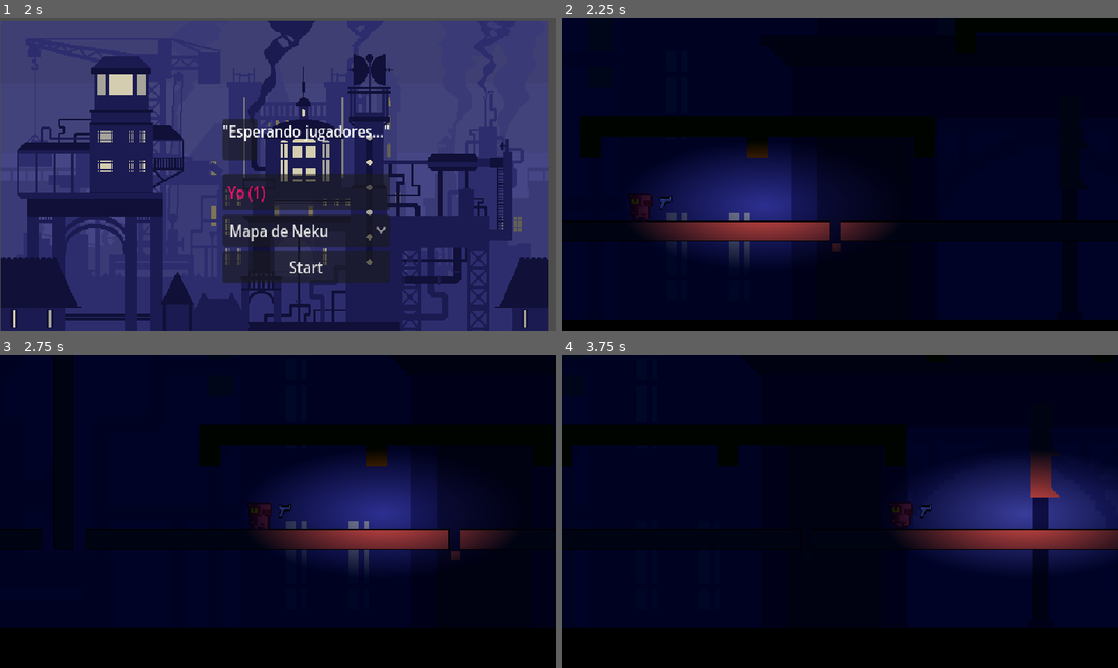
Above: before the commit, frames 1-4 (two rows, left to right).
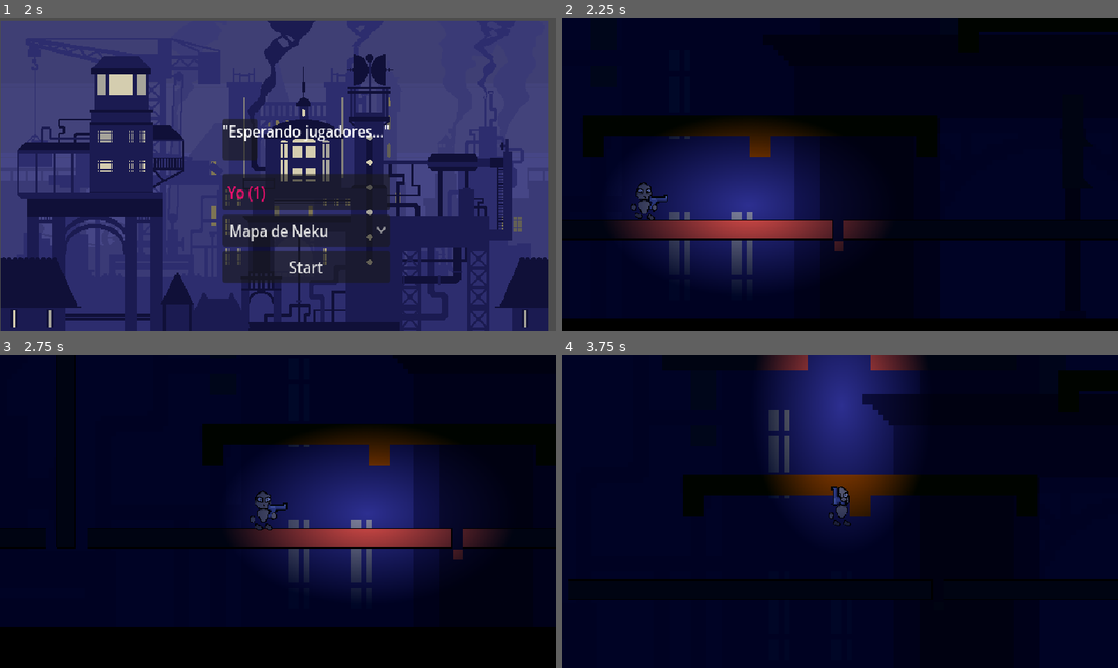
Above: after the commit, the same moments.

Repository: xNeku/godot-multiplayer-high-level
Game: Godot game, scene res://high_level_example/scenes/Menu.tscn
Same seed, same stepped clock (60 frames per second), same inputs: the game is played once before the commit and once after it.
Inputs (mouse positions are in pixels of both pictures, inside the frame that each line leads up to):
- Up to frame 1 (2 s): click (283, 146) at 0.52 s; type "12" at 0.6 s; click "Crear Partida" at 1.25 s
- Up to frame 2 (2.25 s): click "Start" at 2 s
- Up to frame 3 (2.75 s): no input
- Up to frame 4 (3.75 s): move the mouse to (962, 495) at 2.77 s; hold Shift (ui_run) 2.78-3.53 s; hold Right (ui_right) from 2.78 s (still down); tap Up (ui_up) at 3.02 s; move the mouse to (728, 527) at 3.52 s; tap F (ability) at 3.6 s

Frame 1 is identical in both runs. In frame 2, 7.4% of the frame differs, in the area x 0-100%, y 0-97%; in frame 3, 7.4%; in frame 4, 42%, in the area x 0-100%, y 0-100%.

Commit message:
Personaje en piezas (arte de DopamineLord) animado por código
- player_visual.gd en el nodo Cuerpo: pies, mano libre, torso y cabeza con andar, aire y respiración
- Escena del jugador rehecha sin escala no uniforme en la raíz; la mano del arma va en HandPivot
- Fuera AnimatedSprite2D y la mira (ya no hay ratón)
- Piezas copiadas a assets/players/dopamine (las originales son tuyas, de DopamineLord)

Co-Authored-By: Claude Sonnet 5.5 <noreply@anthropic.com>
Claude-Session: https://claude.ai/code/session_01V8Hjh6ByoFuysguaq7Lais

Diff:
--- a/high_level_example/scenes/high_level_network_player.tscn
+++ b/high_level_example/scenes/high_level_network_player.tscn
@@ -1,244 +1,113 @@
-[gd_scene load_steps=28 format=3 uid="uid://dqp3koxevnhjm"]
+[gd_scene load_steps=12 format=3 uid="uid://dqp3koxevnhjm"]
 
-[ext_resource type="Script" uid="uid://c8phw0k238svi" path="res://high_level_example/scripts/high_level_network_player.gd" id="1_rqqdk"]
-[ext_resource type="Texture2D" uid="uid://cctok8qeg753f" path="res://high_level_example/assets/players/4.png" id="2_rqqdk"]
-[ext_resource type="Texture2D" uid="uid://dxsyu5kk6asb1" path="res://high_level_example/assets/lights/2d_lights_and_shadows_neutral_point_light.webp" id="3_kjl8a"]
-[ext_resource type="Texture2D" uid="uid://bx5m8rcopb2iq" path="res://high_level_example/assets/weapons/ELR_Corsshairs.png" id="5_su01t"]
-[ext_resource type="Resource" uid="uid://w5fenq3fvdoa" path="res://high_level_example/Weapons/Pistola.tres" id="6_pistola"]
+[ext_resource type="Script" uid="uid://c8phw0k238svi" path="res://high_level_example/scripts/high_level_network_player.gd" id="1_player"]
+[ext_resource type="Script" path="res://high_level_example/scripts/player_visual.gd" id="2_visual"]
+[ext_resource type="Texture2D" path="res://high_level_example/assets/players/dopamine/Player_Chest.png" id="3_chest"]
+[ext_resource type="Texture2D" path="res://high_level_example/assets/players/dopamine/Player_Face.png" id="4_face"]
+[ext_resource type="Texture2D" path="res://high_level_example/assets/players/dopamine/Player_Feet.png" id="5_feet"]
+[ext_resource type="Texture2D" path="res://high_level_example/assets/players/dopamine/Player_Hands.png" id="6_hands"]
+[ext_resource type="Texture2D" uid="uid://dxsyu5kk6asb1" path="res://high_level_example/assets/lights/2d_lights_and_shadows_neutral_point_light.webp" id="7_light"]
+[ext_resource type="Resource" uid="uid://w5fenq3fvdoa" path="res://high_level_example/Weapons/Pistola.tres" id="9_pistola"]
 
-[sub_resource type="SceneReplicationConfig" id="SceneReplicationConfig_74wbi"]
+[sub_resource type="SceneReplicationConfig" id="SceneReplicationConfig_player"]
 properties/0/path = NodePath(".:position")
 properties/0/spawn = true
 properties/0/replication_mode = 1
-properties/1/path = NodePath("AnimatedSprite2D:animation")
+properties/1/path = NodePath("Cuerpo:scale")
 properties/1/spawn = true
 properties/1/replication_mode = 2
-properties/2/path = NodePath("AnimatedSprite2D:flip_h")
+properties/2/path = NodePath("HandPivot:rotation")
 properties/2/spawn = true
-properties/2/replication_mode = 2
-properties/3/path = NodePath("HandPivot:rotation")
+properties/2/replication_mode = 1
+properties/3/path = NodePath("HandPivot:scale")
 properties/3/spawn = true
-properties/3/replication_mode = 1
-properties/4/path = NodePath("HandPivot:scale")
-properties/4/spawn = true
-properties/4/replication_mode = 2
+properties/3/replication_mode = 2
 
-[sub_resource type="AtlasTexture" id="AtlasTexture_kjl8a"]
-atlas = ExtResource("2_rqqdk")
-region = Rect2(0, 0, 24, 24)
-
-[sub_resource type="AtlasTexture" id="AtlasTexture_4n20y"]
-atlas = ExtResource("2_rqqdk")
-region = Rect2(24, 0, 24, 24)
-
-[sub_resource type="AtlasTexture" id="AtlasTexture_su01t"]
-atlas = ExtResource("2_rqqdk")
-region = Rect2(48, 0, 24, 24)
-
-[sub_resource type="AtlasTexture" id="AtlasTexture_cy4bs"]
-atlas = ExtResource("2_rqqdk")
-region = Rect2(72, 0, 24, 24)
-
-[sub_resource type="AtlasTexture" id="AtlasTexture_rqqdk"]
-atlas = ExtResource("2_rqqdk")
-region = Rect2(0, 72, 24, 24)
-
-[sub_resource type="AtlasTexture" id="AtlasTexture_ewlk4"]
-atlas = ExtResource("2_rqqdk")
-region = Rect2(24, 72, 24, 24)
-
-[sub_resource type="AtlasTexture" id="AtlasTexture_ium2c"]
-atlas = ExtResource("2_rqqdk")
-region = Rect2(48, 72, 24, 24)
-
-[sub_resource type="AtlasTexture" id="AtlasTexture_ga10v"]
-atlas = ExtResource("2_rqqdk")
-region = Rect2(0, 120, 24, 24)
-
-[sub_resource type="AtlasTexture" id="AtlasTexture_h6ehe"]
-atlas = ExtResource("2_rqqdk")
-region = Rect2(24, 120, 24, 24)
-
-[sub_resource type="AtlasTexture" id="AtlasTexture_wln5f"]
-atlas = ExtResource("2_rqqdk")
-region = Rect2(48, 120, 24, 24)
-
-[sub_resource type="AtlasTexture" id="AtlasTexture_e553v"]
-atlas = ExtResource("2_rqqdk")
-region = Rect2(72, 120, 24, 24)
-
-[sub_resource type="AtlasTexture" id="AtlasTexture_uf7dl"]
-atlas = ExtResource("2_rqqdk")
-region = Rect2(96, 120, 24, 24)
-
-[sub_resource type="AtlasTexture" id="AtlasTexture_3odwy"]
-atlas = ExtResource("2_rqqdk")
-region = Rect2(120, 120, 24, 24)
-
-[sub_resource type="AtlasTexture" id="AtlasTexture_qtlts"]
-atlas = ExtResource("2_rqqdk")
-region = Rect2(0, 24, 24, 24)
-
-[sub_resource type="AtlasTexture" id="AtlasTexture_wcx6i"]
-atlas = ExtResource("2_rqqdk")
-region = Rect2(24, 24, 24, 24)
-
-[sub_resource type="AtlasTexture" id="AtlasTexture_o8hx4"]
-atlas = ExtResource("2_rqqdk")
-region = Rect2(48, 24, 24, 24)
-
-[sub_resource type="AtlasTexture" id="AtlasTexture_cxj3e"]
-atlas = ExtResource("2_rqqdk")
-region = Rect2(72, 24, 24, 24)
-
-[sub_resource type="AtlasTexture" id="AtlasTexture_46l4d"]
-atlas = ExtResource("2_rqqdk")
-region = Rect2(96, 24, 24, 24)
-
-[sub_resource type="AtlasTexture" id="AtlasTexture_a8vd0"]
-atlas = ExtResource("2_rqqdk")
-region = Rect2(120, 24, 24, 24)
-
-[sub_resource type="SpriteFrames" id="SpriteFrames_ewlk4"]
-animations = [{
-"frames": [{
-"duration": 1.0,
-"texture": SubResource("AtlasTexture_kjl8a")
-}, {
-"duration": 1.0,
-"texture": SubResource("AtlasTexture_4n20y")
-}, {
-"duration": 1.0,
-"texture": SubResource("AtlasTexture_su01t")
-}, {
-"duration": 1.0,
-"texture": SubResource("AtlasTexture_cy4bs")
-}],
-"loop": true,
-"name": &"idle",
-"speed": 5.0
-}, {
-"frames": [{
-"duration": 1.0,
-"texture": SubResource("AtlasTexture_rqqdk")
-}, {
-"duration": 1.0,
-"texture": SubResource("AtlasTexture_ewlk4")
-}, {
-"duration": 1.0,
-"texture": SubResource("AtlasTexture_ium2c")
-}],
-"loop": true,
-"name": &"jump",
-"speed": 5.0
-}, {
-"frames": [{
-"duration": 1.0,
-"texture": SubResource("AtlasTexture_ga10v")
-}, {
-"duration": 1.0,
-"texture": SubResource("AtlasTexture_h6ehe")
-}, {
-"duration": 1.0,
-"texture": SubResource("AtlasTexture_wln5f")
-}, {
-"duration": 1.0,
-"texture": SubResource("AtlasTexture_e553v")
-}, {
-"duration": 1.0,
-"texture": SubResource("AtlasTexture_uf7dl")
-}, {
-"duration": 1.0,
-"texture": SubResource("AtlasTexture_3odwy")
-}],
-"loop": true,
-"name": &"run",
-"speed": 5.0
-}, {
-"frames": [{
-"duration": 1.0,
-"texture": SubResource("AtlasTexture_qtlts")
-}, {
-"duration": 1.0,
-"texture": SubResource("AtlasTexture_wcx6i")
-}, {
-"duration": 1.0,
-"texture": SubResource("AtlasTexture_o8hx4")
-}, {
-"duration": 1.0,
-"texture": SubResource("AtlasTexture_cxj3e")
-}, {
-"duration": 1.0,
-"texture": SubResource("AtlasTexture_46l4d")
-}, {
-"duration": 1.0,
-"texture": SubResource("AtlasTexture_a8vd0")
-}],
-"loop": true,
-"name": &"walk",
-"speed": 5.0
-}]
-
-[sub_resource type="CapsuleShape2D" id="CapsuleShape2D_rqqdk"]
-radius = 16.0
-height = 66.0
+[sub_resource type="CapsuleShape2D" id="CapsuleShape2D_player"]
+radius = 7.0
+height = 22.0
 
 [node name="HighLevelNetworkPlayer" type="CharacterBody2D"]
-scale = Vector2(0.45090756, 0.32577884)
 collision_layer = 2
-script = ExtResource("1_rqqdk")
-default_weapon = ExtResource("6_pistola")
+script = ExtResource("1_player")
+default_weapon = ExtResource("9_pistola")
 
 [node name="MultiplayerSynchronizer" type="MultiplayerSynchronizer" parent="."]
-replication_config = SubResource("SceneReplicationConfig_74wbi")
-
-[node name="AnimatedSprite2D" type="AnimatedSprite2D" parent="."]
-texture_filter = 1
-position = Vector2(-1, 0)
-scale = Vector2(4, 4)
-sprite_frames = SubResource("SpriteFrames_ewlk4")
-animation = &"idle"
-autoplay = "idle"
+replication_config = SubResource("SceneReplicationConfig_player")
 
 [node name="CollisionShape2D" type="CollisionShape2D" parent="."]
-shape = SubResource("CapsuleShape2D_rqqdk")
+shape = SubResource("CapsuleShape2D_player")
+
+[node name="Cuerpo" type="Node2D" parent="."]
+position = Vector2(0, -3)
+scale = Vector2(0.6, 0.6)
+script = ExtResource("2_visual")
+
+[node name="Pies" type="Node2D" parent="Cuerpo"]
+
+[node name="PieIzq" type="Sprite2D" parent="Cuerpo/Pies"]
+texture_filter = 1
+position = Vector2(-16, 0)
+texture = ExtResource("5_feet")
+region_enabled = true
+region_rect = Rect2(0, 0, 32, 64)
+
+[node name="PieDer" type="Sprite2D" parent="Cuerpo/Pies"]
+texture_filter = 1
+position = Vector2(16, 0)
+texture = ExtResource("5_feet")
+region_enabled = true
+region_rect = Rect2(32, 0, 32, 64)
+
+[node name="Torso" type="Sprite2D" parent="Cuerpo"]
+texture_filter = 1
+position = Vector2(0, 0)
+texture = ExtResource("3_chest")
+
+[node name="ManoLibre" type="Sprite2D" parent="Cuerpo"]
+texture_filter = 1
+position = Vector2(-16, 0)
+texture = ExtResource("6_hands")
+region_enabled = true
+region_rect = Rect2(0, 0, 32, 64)
+
+[node name="Cabeza" type="Sprite2D" parent="Cuerpo"]
+texture_filter = 1
+position = Vector2(0, 0)
+texture = ExtResource("4_face")
 
 [node name="HandPivot" type="Node2D" parent="."]
-position = Vector2(17.741993, 3.0695672)
 
 [node name="PointLight2D" type="PointLight2D" parent="HandPivot"]
-position = Vector2(190.72644, -6.139133)
-rotation = 1.5747576
-scale = Vector2(1.2005091, 1.9393415)
+position = Vector2(80, 0)
+rotation = 1.5708
+scale = Vector2(0.55, 0.9)
 shadow_enabled = true
-texture = ExtResource("3_kjl8a")
+texture = ExtResource("7_light")
 
 [node name="Sprite2D" type="Sprite2D" parent="HandPivot"]
 z_index = 3
 texture_filter = 1
-position = Vector2(22.177498, -9.208701)
-rotation = 0.009048143
-scale = Vector2(1.6441146, 3.3841329)
-region_rect = Rect2(0, 20.754288, 33.05386, 13.884739)
+position = Vector2(10, -1)
+scale = Vector2(1.2, 1.2)
+
+[node name="ManoArma" type="Sprite2D" parent="HandPivot"]
+z_index = 4
+texture_filter = 1
+scale = Vector2(0.6, 0.6)
+position = Vector2(9.7, -4.9)
+texture = ExtResource("6_hands")
+region_enabled = true
+region_rect = Rect2(32, 0, 32, 64)
 
 [node name="Muzzle" type="Marker2D" parent="HandPivot"]
-position = Vector2(35.483994, -3.0695672)
-scale = Vector2(199.55267, -0.8230576)
+position = Vector2(26, -1)
 
 [node name="LaserSight" type="Line2D" parent="HandPivot"]
 z_index = 10
-width = 3.0
-default_color = Color(1, 0.00999999, 0.00999999, 1)
-
-[node name="Crosshair" type="Sprite2D" parent="."]
-z_index = 100
-texture_filter = 1
-scale = Vector2(3.3577602, 4.594953)
-texture = ExtResource("5_su01t")
-region_enabled = true
-region_rect = Rect2(83.1521, 3.593027, 10.293854, 9.096899)
+width = 2.0
+default_color = Color(1, 0.01, 0.01, 1)
 
 [node name="Camera2D" type="Camera2D" parent="."]
-position = Vector2(4.435499, -3.0695672)
 zoom = Vector2(1.5, 1.5)
 position_smoothing_enabled = true
--- a/high_level_example/scripts/high_level_network_player.gd
+++ b/high_level_example/scripts/high_level_network_player.gd
@@ -51,10 +51,9 @@
 var _next_ability_msec: int = 0
 var _next_throw_msec: int = 0
 
-@onready var animated_sprite: AnimatedSprite2D = $AnimatedSprite2D
+@onready var visual: Node2D = $Cuerpo
 @onready var hand_pivot: Node2D = $HandPivot
 @onready var muzzle: Marker2D = $HandPivot/Muzzle
-@onready var crosshair: Sprite2D = $Crosshair
 @onready var flashlight: PointLight2D = $HandPivot/PointLight2D
 @onready var camera: Camera2D = $Camera2D
 @onready var weapon_sprite: Sprite2D = $HandPivot/Sprite2D
@@ -67,7 +66,6 @@
 
 func _ready() -> void:
 	var is_mine: bool = is_multiplayer_authority()
-	crosshair.visible = false # sin ratón no hay mira
 	camera.enabled = is_mine
 	if flashlight:
 		flashlight.enabled = is_mine
@@ -105,7 +103,6 @@
 		update_laser_trajectory()
 
 	update_aiming(delta)
-	update_animation()
 
 	if Input.is_action_pressed("shoot"):
 		shoot()
@@ -131,20 +128,8 @@
 	aim_angle = Vector2(facing * cos(_aim_up), -sin(_aim_up)).angle()
 
 	hand_pivot.global_rotation = aim_angle
-	animated_sprite.flip_h = facing < 0
+	visual.set_facing(facing)
 	hand_pivot.scale.y = -1 if facing < 0 else 1
-
-
-func update_animation() -> void:
-	var anim: StringName = &"idle"
-	if not is_on_floor():
-		anim = &"jump"
-	elif absf(velocity.x) > 10.0:
-		anim = &"run" if Input.is_action_pressed("ui_run") else &"walk"
-
-	# Solo cambiamos si es distinta, para no re-lanzar play() cada frame
-	if animated_sprite.animation != anim:
-		animated_sprite.play(anim)
 
 
 func equip_weapon(new_weapon: WeaponData) -> void:
--- /dev/null
+++ b/high_level_example/scripts/player_visual.gd
@@ -0,0 +1,94 @@
+extends Node2D
+# Parte visual del jugador (cuerpo en piezas). Se anima solo por código a partir
+# de cómo se mueve el nodo padre, así funciona igual para el jugador local y para
+# los remotos (que solo reciben la posición). No toca la lógica de juego.
+
+@export_group("Tamaño")
+@export var base_scale: float = 0.6
+
+@export_group("Andar")
+# Píxeles recorridos por paso (menos = pasos más rápidos)
+@export var step_length: float = 26.0
+@export var foot_swing: float = 6.0
+@export var foot_lift: float = 4.0
+@export var hand_swing: float = 5.0
+@export var walk_bob: float = 1.5
+
+@export_group("Aire")
+@export var air_foot_lift: float = 4.0
+@export var air_hand_lift: float = 5.0
+@export var air_stretch: float = 0.12
+
+@export_group("Reposo")
+@export var breath_speed: float = 2.2
+@export var breath_amount: float = 0.025
+
+@onready var foot_l: Sprite2D = $Pies/PieIzq
+@onready var foot_r: Sprite2D = $Pies/PieDer
+@onready var torso: Sprite2D = $Torso
+@onready var head: Sprite2D = $Cabeza
+@onready var free_hand: Sprite2D = $ManoLibre
+
+var _rest := {}
+var _last_pos: Vector2
+var _vel := Vector2.ZERO
+var _phase := 0.0
+var _walk := 0.0
+var _air := 0.0
+var _time := 0.0
+
+
+func _ready() -> void:
+	for s in [foot_l, foot_r, torso, head, free_hand]:
+		_rest[s] = s.position
+	scale = Vector2(base_scale, base_scale)
+	_last_pos = (get_parent() as Node2D).global_position
+
+
+# 1 = mira a la derecha, -1 = izquierda
+func set_facing(facing: int) -> void:
+	scale = Vector2(base_scale * facing, base_scale)
+
+
+func _process(delta: float) -> void:
+	if delta <= 0.0:
+		return
+	_time += delta
+	var pos: Vector2 = (get_parent() as Node2D).global_position
+	_vel = _vel.lerp((pos - _last_pos) / delta, 0.35)
+	_last_pos = pos
+
+	var speed: float = absf(_vel.x)
+	var airborne: bool = absf(_vel.y) > 45.0
+	var moving: bool = speed > 12.0 and not airborne
+
+	if moving:
+		_phase += speed * delta / step_length * TAU
+	_walk = move_toward(_walk, 1.0 if moving else 0.0, delta * 9.0)
+	_air = move_toward(_air, 1.0 if airborne else 0.0, delta * 12.0)
+
+	var s: float = sin(_phase)
+	var c: float = cos(_phase)
+
+	# Pies: uno adelanta y se levanta mientras el otro empuja
+	foot_l.position = _rest[foot_l] + Vector2(s * foot_swing * _walk, -maxf(0.0, c) * foot_lift * _walk)
+	foot_r.position = _rest[foot_r] + Vector2(-s * foot_swing * _walk, -maxf(0.0, -c) * foot_lift * _walk)
+	# En el aire los pies se recogen
+	foot_l.position += Vector2(-1.5, -air_foot_lift) * _air
+	foot_r.position += Vector2(1.5, -air_foot_lift * 0.6) * _air
+
+	# Mano libre: contrabalancea al pie contrario
+	free_hand.position = _rest[free_hand] + Vector2(0.0, 0.0)
+	free_hand.position.x += -s * hand_swing * _walk
+	free_hand.position.y += -air_hand_lift * _air + absf(s) * 1.0 * _walk
+
+	# Cuerpo: rebote al andar, respiración en reposo, estiramiento en el aire
+	var bob: float = -absf(s) * walk_bob * _walk
+	var breath: float = sin(_time * breath_speed) * breath_amount * (1.0 - _walk)
+	var stretch: float = clampf(-_vel.y / 900.0, -1.0, 1.0) * air_stretch * _air
+	torso.position = _rest[torso] + Vector2(0.0, bob)
+	torso.scale = Vector2(1.0 - stretch * 0.5, 1.0 + breath + stretch)
+	# La cabeza llega un poco tarde, da sensación de peso
+	var head_bob: float = -absf(sin(_phase - 0.5)) * walk_bob * _walk
+	head.position = _rest[head] + Vector2(0.0, head_bob + sin(_time * breath_speed - 0.4) * 0.6 * (1.0 - _walk))
+	head.scale = Vector2(1.0 - stretch * 0.4, 1.0 + stretch * 0.8)
Binary file added: high_level_example/assets/players/dopamine/Player_Chest.png
Not shown, added: high_level_example/assets/players/dopamine/Player_Chest.png.import
Binary file added: high_level_example/assets/players/dopamine/Player_Face.png
Not shown, added: high_level_example/assets/players/dopamine/Player_Face.png.import
Binary file added: high_level_example/assets/players/dopamine/Player_Face_back.png
Not shown, added: high_level_example/assets/players/dopamine/Player_Face_back.png.import
Binary file added: high_level_example/assets/players/dopamine/Player_Feet.png
Not shown, added: high_level_example/assets/players/dopamine/Player_Feet.png.import
Binary file added: high_level_example/assets/players/dopamine/Player_Hands.png
Not shown, added: high_level_example/assets/players/dopamine/Player_Hands.png.import
